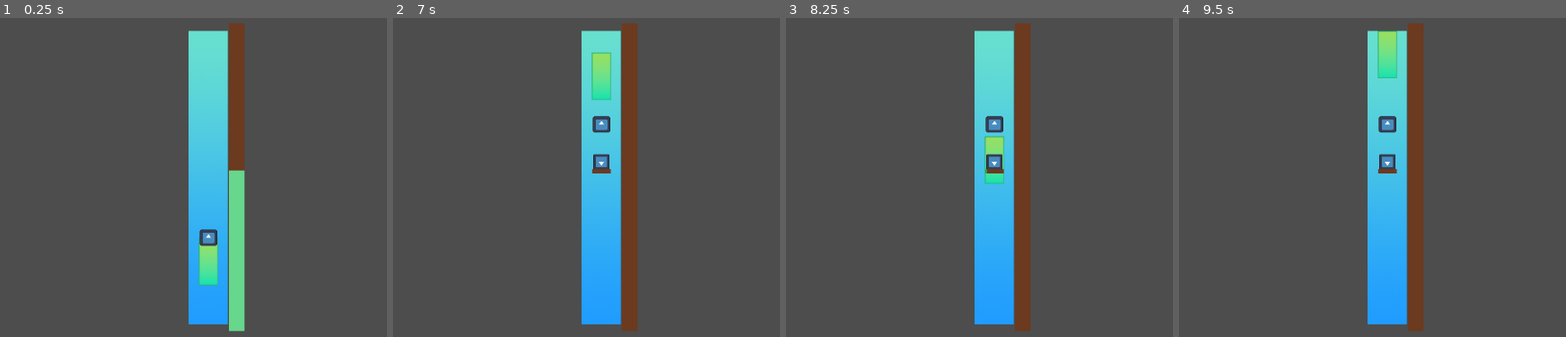
Above: before the commit, frames 1-4 (left to right).
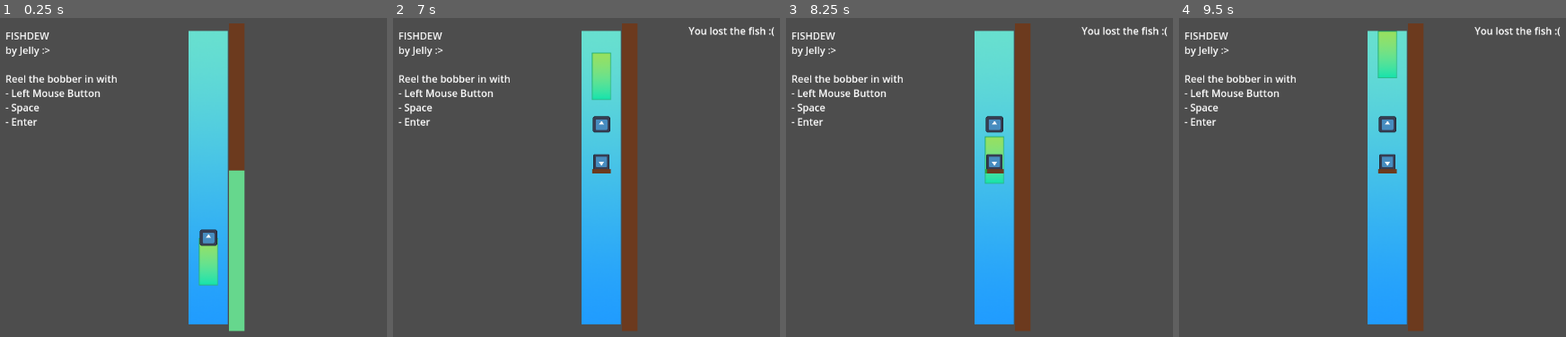
Above: after the commit, the same moments.

Repository: Anjellyrika/fishdew
Game: Godot game, scene res://src/main_level.tscn
Two runs of this game, one before a commit and one after it. Both use one fixed random seed, a clock stepped at 60 frames per second and the inputs below. The engine's default icon, where the game draws it, is replaced by a stand-in: a white triangle on a blue panel in a dark square.
Inputs (mouse positions are in pixels of both pictures, inside the frame that each line leads up to):
- Up to frame 1 (0.25 s): no input
- Up to frame 2 (7 s): tap Enter at 0.5, 0.6, 2.1, 3.6, 5.1, 6.6 s; move the mouse to (752, 161) at 0.52 s; hold Space (up) 0.53-2.03 s; click (752, 161) at 0.67 s; move the mouse to (451, 203) at 1.27 s; tap F every 1.5 s from 1.35 to 5.85 s; click (451, 203) at 1.42 s; move the mouse to (667, 94) at 2.02 s; click (667, 94) at 2.17 s; move the mouse to (559, 263) at 2.77 s; hold Space (up) 2.78-4.28 s; click (559, 263) at 2.92 s; move the mouse to (outside the picture) at 3.52 s; click (outside the picture) at 3.67 s; move the mouse to (outside the picture) at 4.27 s; click (outside the picture) at 4.42 s; tap Space (up) at 4.52, 6.02, 6.77 s; move the mouse to (629, 183) at 5.02 s; hold Space (up) 5.03-5.78 s; click (629, 183) at 5.17 s; move the mouse to (485, 81) at 5.77 s; click (485, 81) at 5.92 s; move the mouse to (752, 161) at 6.52 s; click (752, 161) at 6.67 s
- Up to frame 3 (8.25 s): move the mouse to (844, 203) at 7.27 s; hold Space (up) from 7.28 s (still down); tap F at 7.35 s; click (844, 203) at 7.42 s; move the mouse to (1060, 94) at 8.02 s; tap Enter at 8.1 s; click (1060, 94) at 8.17 s
- Up to frame 4 (9.5 s): keep holding Space (up); move the mouse to (1345, 263) at 8.77 s; tap F at 8.85 s; click (1345, 263) at 8.92 s

The runs differ from the first frame. In frame 1, 1.2% of the frame differs, in the area x 1-31%, y 4-34%; in frame 2, 1.4%, in the area x 1-99%, y 2-34%; in frame 3, 1.4%; in frame 4, 1.4%.

Commit message:
feat: add display text for instructions and game outcome

Diff:
--- a/src/FishScore.gd
+++ b/src/FishScore.gd
@@ -1,4 +1,7 @@
 extends ProgressBar
+
+signal Lose
+signal Win
 
 @export var fish: Fish
 @export var progress_rate = -10
@@ -18,3 +21,7 @@
 
 func _process(delta):
 	value += progress_rate * delta
+	if value == min_value:
+		Lose.emit()
+	elif value == max_value:
+		Win.emit()
--- /dev/null
+++ b/src/Outcome.gd
@@ -0,0 +1,13 @@
+extends RichTextLabel
+
+func _on_progress_bar_lose():
+	text = "You lost the fish :("
+	clear_text()
+
+func _on_progress_bar_win():
+	text = "You caught the fish!"
+	clear_text()
+
+func clear_text():
+	await get_tree().create_timer(3.0).timeout
+	text = ""
--- a/src/main_level.tscn
+++ b/src/main_level.tscn
@@ -1,10 +1,11 @@
-[gd_scene load_steps=9 format=3 uid="uid://dtbn7i43ffud3"]
+[gd_scene load_steps=10 format=3 uid="uid://dtbn7i43ffud3"]
 
 [ext_resource type="Texture2D" uid="uid://e6j3nuqccsvs" path="res://assets/background.png" id="1_2dg5d"]
 [ext_resource type="PackedScene" uid="uid://de6h5ffhco2kj" path="res://src/bobber.tscn" id="2_5ivr6"]
 [ext_resource type="PackedScene" uid="uid://sywnhmj87o7k" path="res://src/fish.tscn" id="4_7j1v3"]
 [ext_resource type="PackedScene" uid="uid://dgkyari10d2gs" path="res://src/chest_spawner.tscn" id="4_m0004"]
 [ext_resource type="Script" path="res://src/FishScore.gd" id="5_vnl4l"]
+[ext_resource type="Script" path="res://src/Outcome.gd" id="6_rcakc"]
 
 [sub_resource type="RectangleShape2D" id="RectangleShape2D_hi66l"]
 size = Vector2(63, 12)
@@ -59,5 +60,29 @@
 script = ExtResource("5_vnl4l")
 fish = NodePath("../../Fish")
 
+[node name="Controls" type="RichTextLabel" parent="Control"]
+layout_mode = 0
+offset_left = 261.0
+offset_top = 76.0
+offset_right = 445.0
+offset_bottom = 243.0
+text = "FISHDEW
+by Jelly :>
+
+Reel the bobber in with
+- Left Mouse Button
+- Space
+- Enter"
+
+[node name="Outcome" type="RichTextLabel" parent="Control"]
+layout_mode = 0
+offset_left = 727.0
+offset_top = 68.0
+offset_right = 962.0
+offset_bottom = 108.0
+script = ExtResource("6_rcakc")
+
 [connection signal="body_entered" from="Fish" to="Fish" method="_on_body_entered"]
 [connection signal="body_exited" from="Fish" to="Fish" method="_on_body_exited"]
+[connection signal="Lose" from="Control/ProgressBar" to="Control/Outcome" method="_on_progress_bar_lose"]
+[connection signal="Win" from="Control/ProgressBar" to="Control/Outcome" method="_on_progress_bar_win"]
